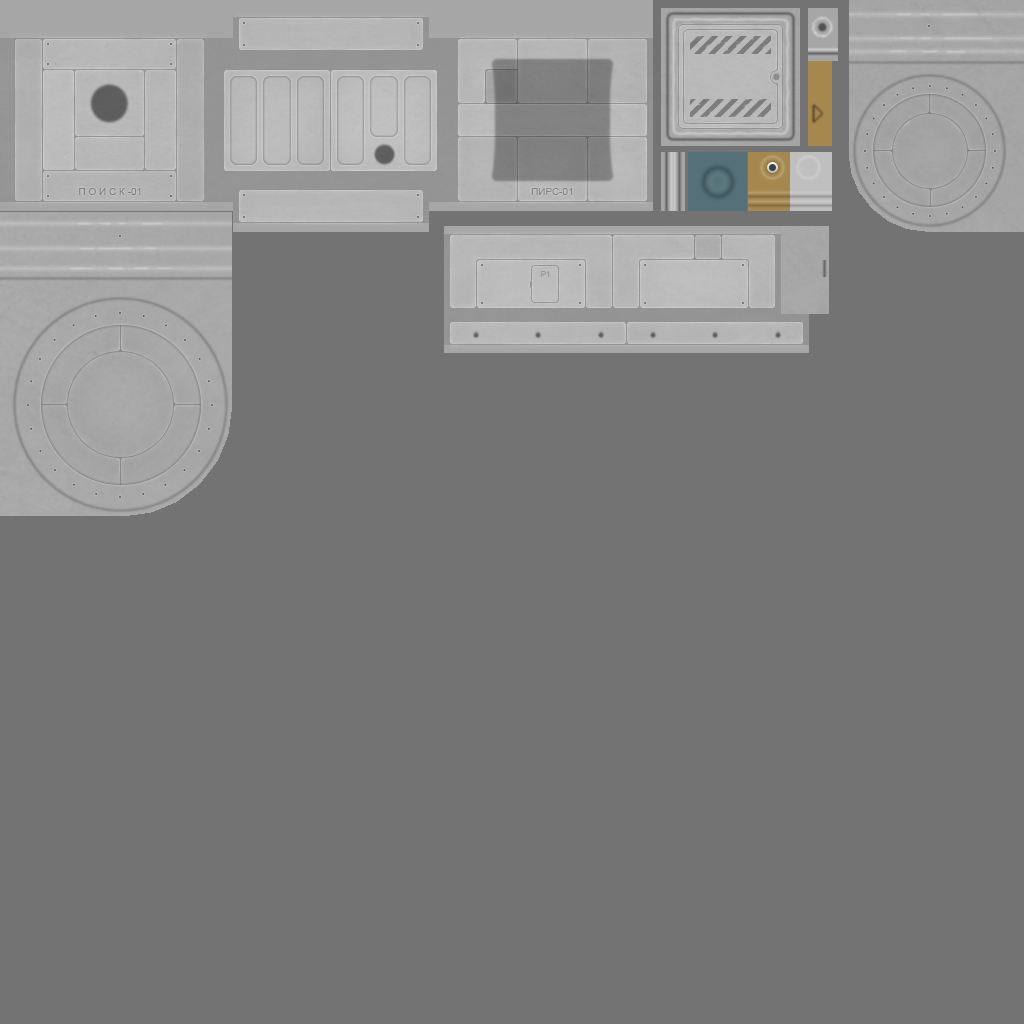
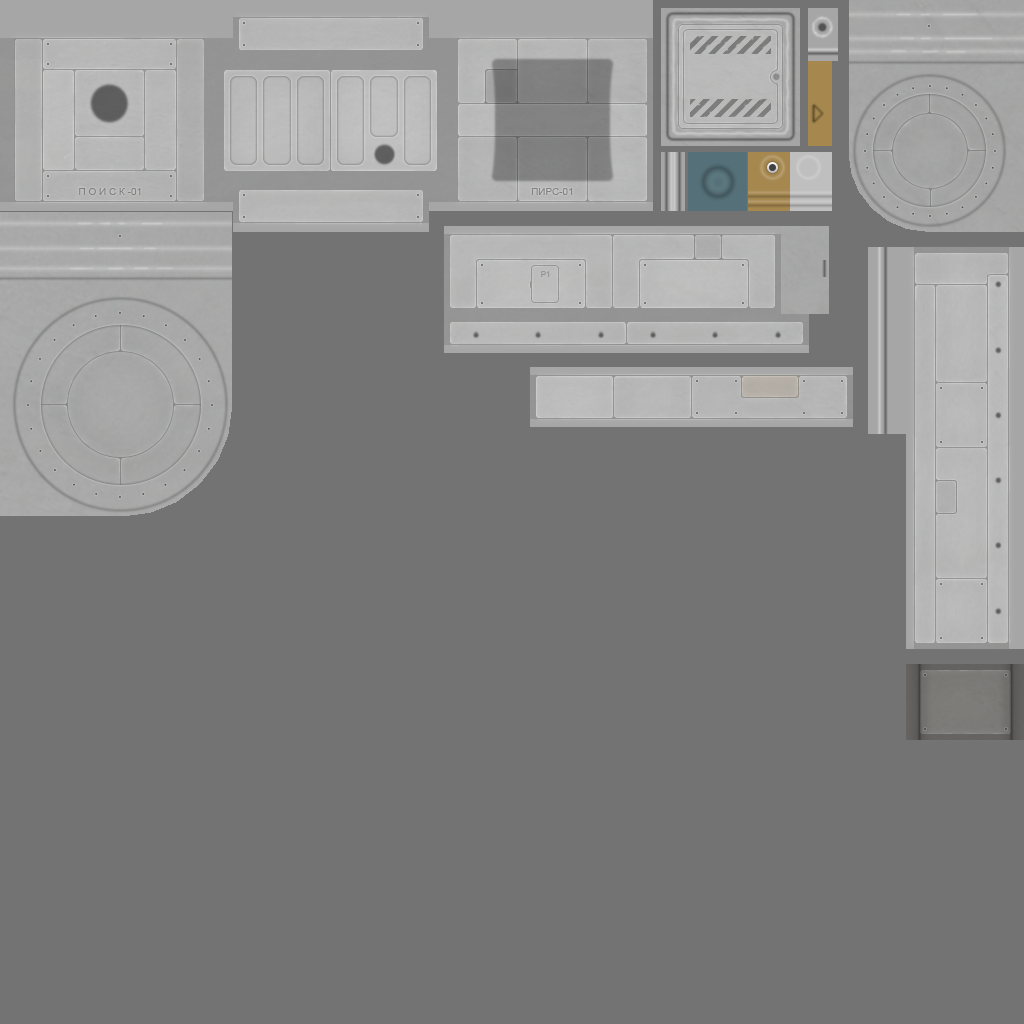
Comparing the layer stacks of the two (1024, 1024) images. Changes:
added group "Body" (1st of 8) (40%) with 4 layers above "Wear" over box(530, 367, 853, 427)
added layer "Body" (2nd of 8, in "Body") in group "Body" over box(530, 374, 853, 420)
added layer "Body Higher" (1st of 4, in "Body") (50%) in group "Body" over box(534, 373, 849, 420)
added layer "Body High" (1st of 4, in "Body") in group "Body" over box(530, 367, 853, 427)
added layer "Body Shade" (1st of 4, in "Body") (50%) in group "Body" over box(536, 375, 848, 418)
added layer "Wear" (1st of 2) (20%) above "Fuselage_1_1" over box(530, 375, 853, 419)
added group "Fuselage_1_1" with 20 layers above "Mount_1_!" over box(876, 247, 1024, 740)
added group "Inner" (40%) with 4 layers in group "Fuselage_1_1" over box(906, 664, 1024, 740)
added layer "inner" in group "Inner" over box(906, 664, 1024, 740)
added layer "Inner Low 2" in group "Fuselage_1_1" over box(907, 664, 1024, 740)
added layer "Body Bolts 1" (2nd of 4, in "Fuselage_1_1") (50%) in group "Fuselage_1_1" over box(940, 387, 983, 639)
added group "Body" (3rd of 8, in "Fuselage_1_1") (40%) with 4 layers in group "Fuselage_1_1" over box(906, 247, 1017, 649)
added layer "Body" (4th of 8, in "Fuselage_1_1" › "Body") in group "Body" over box(913, 247, 1010, 649)
added layer "Body Higher" (2nd of 4, in "Fuselage_1_1" › "Body") (50%) in group "Body" over box(913, 250, 1011, 646)
added layer "Body High" (2nd of 4, in "Fuselage_1_1" › "Body") in group "Body" over box(906, 247, 1017, 649)
added layer "Body Shade" (2nd of 4, in "Fuselage_1_1" › "Body") (50%) in group "Body" over box(915, 253, 1008, 643)
added layer "Wear" (2nd of 2, in "Fuselage_1_1") (20%) in group "Fuselage_1_1" over box(906, 247, 1024, 740)
added group "Mount_1_!" with 27 layers above "Crew_1" over box(868, 247, 1024, 353)
moved "Wear 1" (1st of 2, in "Mount_1_!") into group "Mount_1_!" over box(868, 247, 1024, 345)
painted on "b" over box(530, 247, 1024, 740)
…and 9 more changes (9 added)
